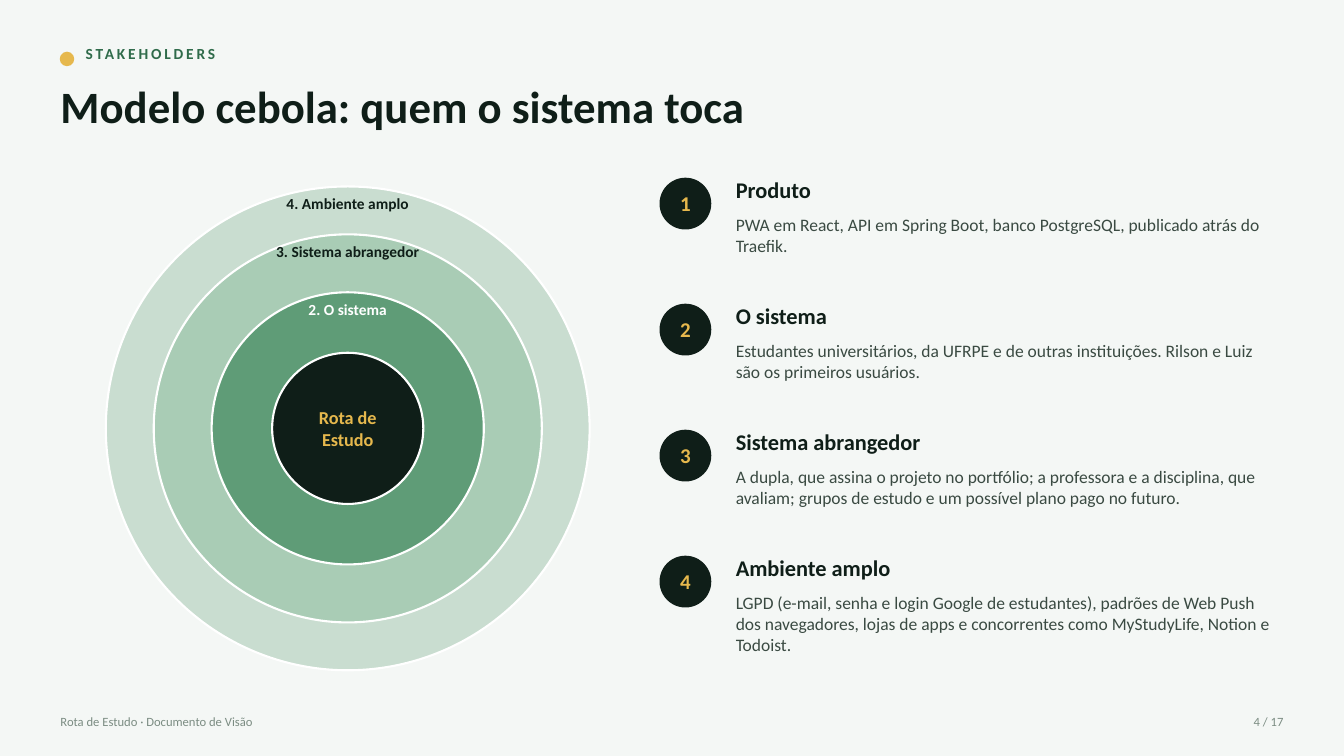
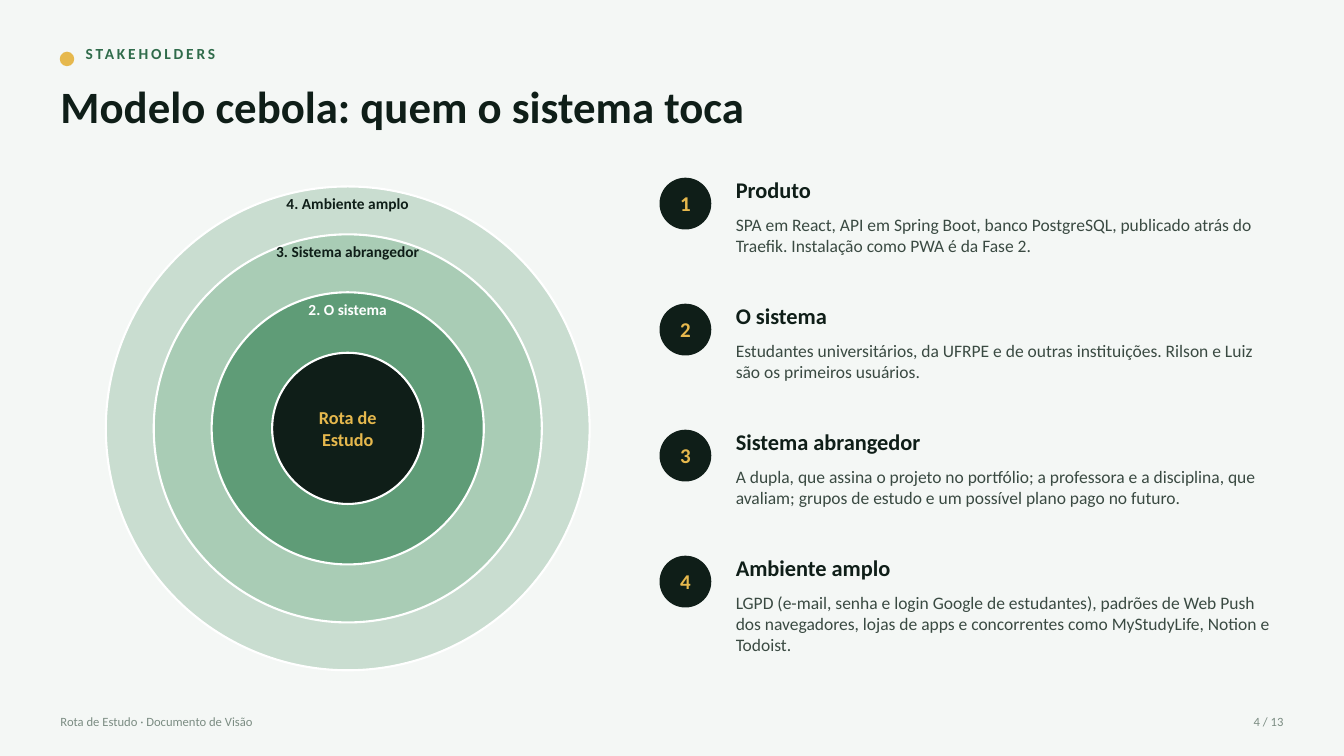
Before and after one commit to rilsonjoas/rural-sala-de-aula, a slide deck: slide 4 of Rota de Estudo - Requisitos e Escopo.pptx. Drawn at 1344x756 pixels with LibreOffice and Linux fonts; fonts in the diff are those of the drawing. Boxes give left, top, right and bottom in pixels: in the first picture for what was removed or moved away, otherwise in the second. Text is boxed around its words. In the diff, an @@ line names an element or a change of style, - is before the commit and + after.

```diff
--- a/Rota de Estudo - Requisitos e Escopo.pptx
+++ b/Rota de Estudo - Requisitos e Escopo.pptx
@@ text at box(736, 219, 1251, 255): text changed @@
-PWA em React, API em Spring Boot, banco PostgreSQL, publicado atrás do Traefik.
+SPA em React, API em Spring Boot, banco PostgreSQL, publicado atrás do Traefik. Instalação como PWA é da Fase 2.
@@ text at box(1254, 718, 1284, 726): text changed @@
-4 / 17
+4 / 13
```
Also in this commit, not shown: 11 other slides changed, 1 slide added, 5 slides removed, 1 other file.
